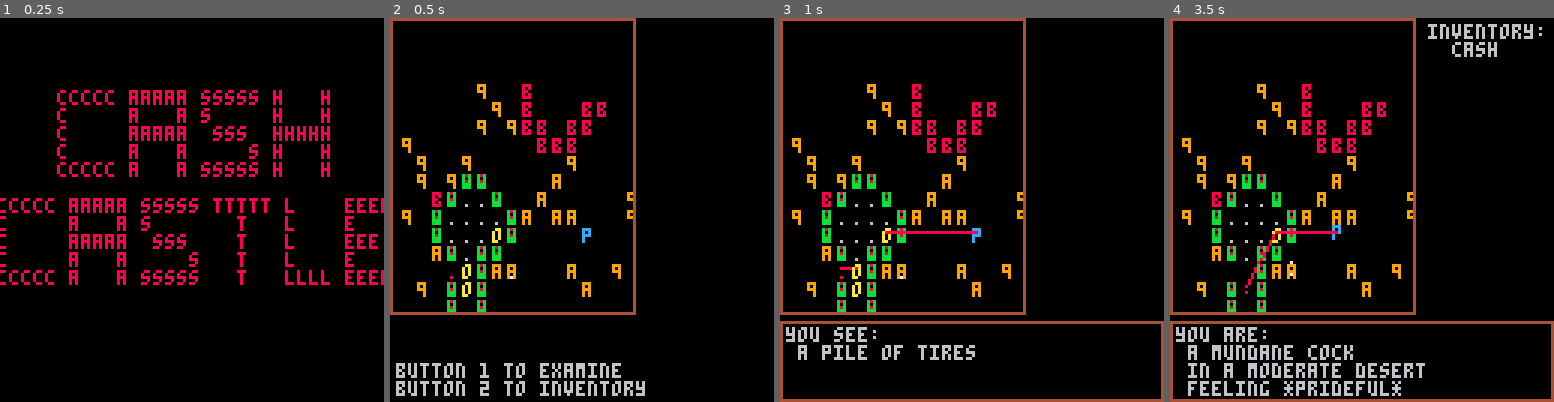
Above: before the commit, frames 1-4 (left to right).
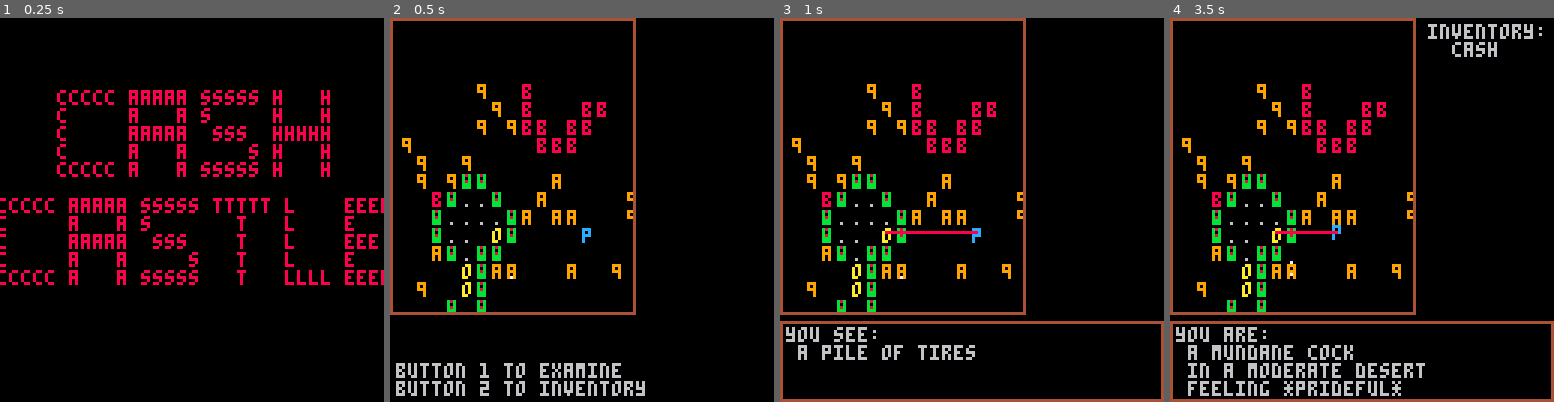
Above: after the commit, the same moments.

Repository: arnodick/castle
Game: PICO-8 cartridge castle.p8
Two runs of this game, one before a commit and one after it. Both use one fixed random seed, a clock stepped at 60 frames per second and the inputs below.
Inputs:
- Up to frame 1 (0.25 s): no input
- Up to frame 2 (0.5 s): tap X (X key) at 0.33 s
- Up to frame 3 (1 s): tap O (Z key) at 0.7 s
- Up to frame 4 (3.5 s): tap X (X key) at 1.07, 1.85, 2.97 s; hold Right 1.6-2.1 s; tap O (Z key) every 0.4 s from 1.7 to 3.3 s; hold Up 2.15-2.42 s; hold Right 2.47-3.03 s; hold Left from 3.08 s (still down)

Frame 1 is identical in both runs. In frame 2, 0.3% of the frame differs, in the area x 3-53%, y 35-73%; in frame 3, 0.3%; in frame 4, 0.5%.

Commit message:
trying something

Diff:
--- a/castle.p8
+++ b/castle.p8
@@ -389,6 +389,11 @@
 			if rand<0.001 then cell=4 end
 			if cell==3 or cell==4 or cell==7 or cell==8 or cell==12 then
 				room[a+sx*ss][b+sy*ss]=cell
+				local sp=a+sx*ss-1
+				if sp<0 then sp=rooms[level].room_w-1
+				elseif sp>rooms[level].room_w-1 then sp=0
+				end
+				room[sp][b+sy*ss]=0
 			end
 		end
 	end
@@ -718,6 +723,11 @@
 --			a.secx=flr(a.x/rooms[level].sector_s)*rooms[level].sector_s*cellw
 --			a.secy=flr(a.y/rooms[level].sector_s)*rooms[level].sector_s*cellh
 		elseif cell==2 or cell==9 then
+			--for b=0,3 do
+			--	dire=actoroob(a,direction(b))
+			--	cell=room[a.x+dire[1]][a.y+dire[2]]
+
+			--end
 			moveactor(a,2^flr(rnd(4)))
 		else
 		 return true
